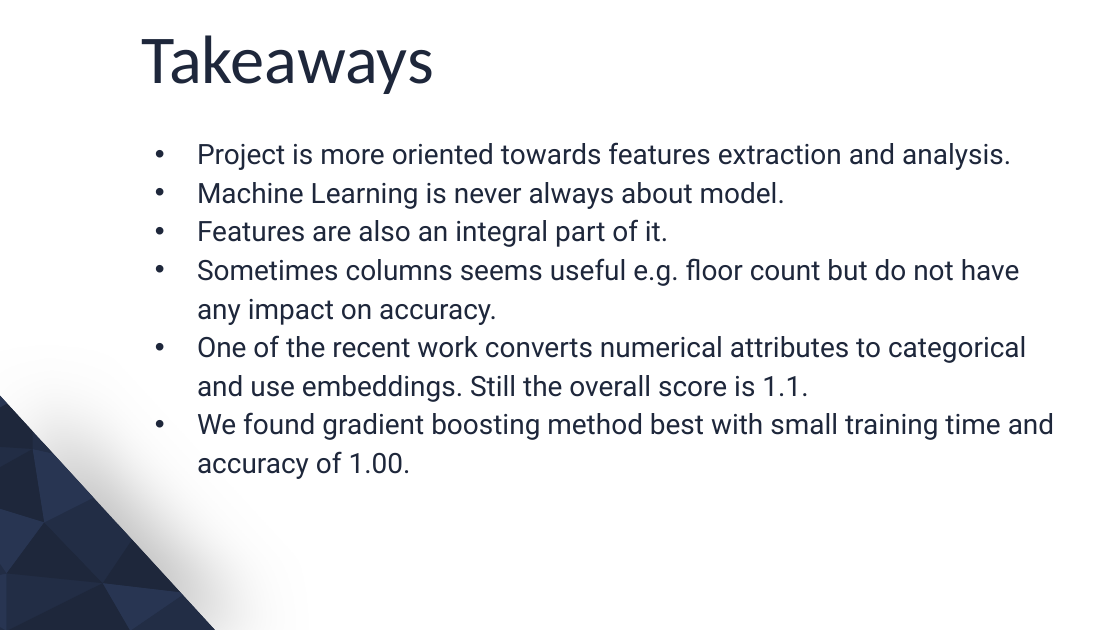
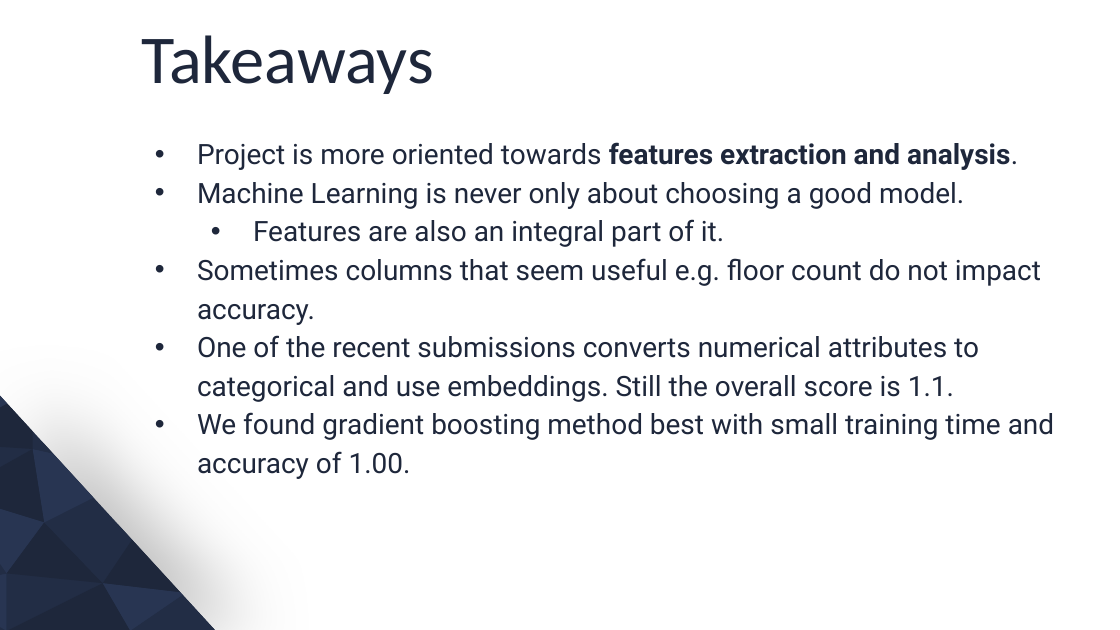
Before and after one commit to SnehalD14/Building-Energy-Prediction, a slide deck: slide 17 of Project Presentation.pptx (slide 16 before the commit). Drawn at 1120x630 pixels with LibreOffice and Linux fonts; fonts in the diff are those of the drawing; background and template pictures are left out. Boxes give left, top, right and bottom in pixels: in the first picture for what was removed or moved away, otherwise in the second. Text is boxed around its words. In the diff, an @@ line names an element or a change of style, - is before the commit and + after.

Commit message:
Updating Project Presentation

```diff
--- a/Project Presentation.pptx
+++ b/Project Presentation.pptx
@@ text at (x1=197, y1=142, x2=1018, y2=247): bold on in "features extraction and analysis."; list level 1 to 2 in "Features are also an integral ..." @@
@@ text at (x1=197, y1=182, x2=964, y2=209): text changed @@
-• Machine Learning is never always about model.
+• Machine Learning is never only about choosing a good model.
@@ text at (x1=197, y1=258, x2=1041, y2=402): text changed @@
-• Sometimes columns seems useful e.g. floor count but do not have any impact on accuracy.
-• One of the recent work converts numerical attributes to categorical and use embeddings. Still the overall score is 1.1.
+• Sometimes columns that seem useful e.g. floor count do not impact accuracy.
+• One of the recent submissions converts numerical attributes to categorical and use embeddings. Still the overall score is 1.1.
```
Also in this commit, not shown: 8 other slides changed, 2 slides added.
